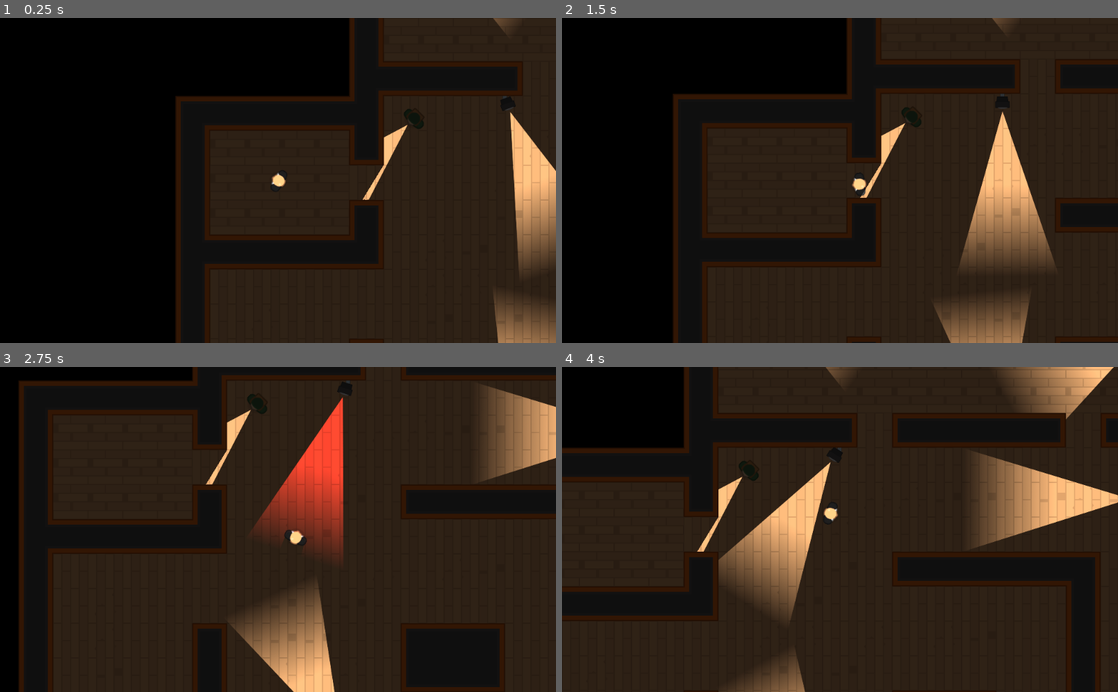
Above: before the commit, frames 1-4 (two rows, left to right).
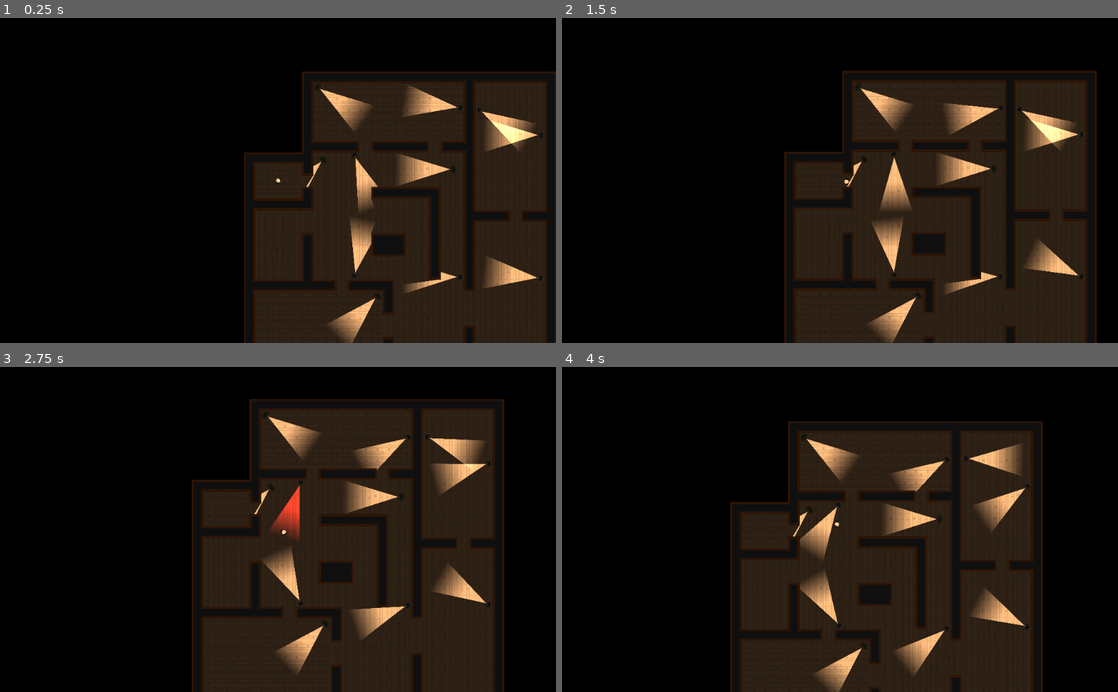
Above: after the commit, the same moments.

Repository: oboshape-godot/4-Heist-Meisters-3.2
Game: Godot game, scene res://Scenes/Levels/Level1.tscn
Same seed, same stepped clock (60 frames per second), same inputs: the game is played once before the commit and once after it.
Inputs (mouse positions are in pixels of both pictures, inside the frame that each line leads up to):
- Up to frame 1 (0.25 s): no input
- Up to frame 2 (1.5 s): move the mouse to (962, 164) at 0.52 s; hold D (move_right) 0.53-1.28 s; move the mouse to (728, 196) at 1.27 s; hold S (move_down) from 1.28 s (still down)
- Up to frame 3 (2.75 s): move the mouse to (333, 458) at 2.02 s; release S (move_down) at 2.03 s; hold D (move_right) from 2.03 s (still down)
- Up to frame 4 (4 s): move the mouse to (812, 594) at 2.77 s; release D (move_right) at 2.78 s; hold W (move_up) 2.78-3.53 s; move the mouse to (1006, 578) at 3.52 s; hold A (move_left) from 3.53 s (still down)

The runs differ from the first frame. In frame 1, 28% of the frame differs, in the area x 31-100%, y 0-100%; in frame 2, 38%; in frame 3, 59%, in the area x 3-100%, y 0-100%; in frame 4, 59%.
Error in both runs: Invalid get index '0' (on base: 'PoolVector2Array'). (res://Scenes/Characters/NPCs/Guard.gd:23)

Commit message:
Get_Simple_path corner collision workaround

Diff:
--- a/Scenes/Levels/Level1.tscn
+++ b/Scenes/Levels/Level1.tscn
@@ -56,6 +56,9 @@
 [node name="Destination15" type="Position2D" parent="Navigation2D/Destinations" index="14"]
 position = Vector2( 1610.7, 1069.25 )
 
+[node name="Camera2D" parent="Player" index="4"]
+zoom = Vector2( 3, 3 )
+
 [node name="SecurityCamera" parent="Cameras" index="0" instance=ExtResource( 2 )]
 position = Vector2( 609.355, 697.631 )
 rotation = -1.5708
--- a/Tiles/Tileset.tres
+++ b/Tiles/Tileset.tres
@@ -293,29 +293,29 @@
 [sub_resource type="ConvexPolygonShape2D" id=97]
 points = PoolVector2Array( 0, 0, 64, 0, 64, 64, 0, 64 )
 
-[sub_resource type="NavigationPolygon" id=104]
-vertices = PoolVector2Array( 0, 0, 64, 0, 64, 64, 0, 64 )
-polygons = [ PoolIntArray( 0, 1, 2, 3 ) ]
+[sub_resource type="NavigationPolygon" id=98]
+vertices = PoolVector2Array( 64, 24, 64, 40, 40, 40, 40, 64, 24, 64, 24, 40, 0, 40, 0, 24, 24, 24, 24, 0, 40, 0, 40, 24 )
+polygons = [ PoolIntArray( 0, 1, 2, 3, 4, 5, 6, 7, 8, 9, 10, 11 ) ]
 
 [sub_resource type="NavigationPolygon" id=99]
-vertices = PoolVector2Array( 0, 0, 64, 0, 64, 64, 0, 64 )
-polygons = [ PoolIntArray( 0, 1, 2, 3 ) ]
+vertices = PoolVector2Array( 40, 0, 24, 0, 24, 24, 0, 24, 0, 40, 24, 40, 24, 64, 40, 64, 40, 40, 64, 40, 64, 24, 40, 24 )
+polygons = [ PoolIntArray( 0, 1, 2, 3, 4, 5, 6, 7, 8, 9, 10, 11 ) ]
 
 [sub_resource type="NavigationPolygon" id=100]
-vertices = PoolVector2Array( 0, 0, 64, 0, 64, 64, 0, 64 )
-polygons = [ PoolIntArray( 0, 1, 2, 3 ) ]
+vertices = PoolVector2Array( 40, 0, 40, 24, 64, 24, 64, 40, 40, 40, 40, 64, 24, 64, 24, 40, 0, 40, 0, 24, 24, 24, 24, 0 )
+polygons = [ PoolIntArray( 0, 1, 2, 3, 4, 5, 6, 7, 8, 9, 10, 11 ) ]
 
 [sub_resource type="NavigationPolygon" id=101]
-vertices = PoolVector2Array( 0, 0, 64, 0, 64, 64, 0, 64 )
-polygons = [ PoolIntArray( 0, 1, 2, 3 ) ]
+vertices = PoolVector2Array( 40, 0, 40, 24, 64, 24, 64, 40, 40, 40, 40, 64, 24, 64, 24, 40, 0, 40, 0, 24, 24, 24, 24, 0 )
+polygons = [ PoolIntArray( 0, 1, 2, 3, 4, 5, 6, 7, 8, 9, 10, 11 ) ]
 
 [sub_resource type="NavigationPolygon" id=102]
-vertices = PoolVector2Array( 0, 0, 64, 0, 64, 64, 0, 64 )
-polygons = [ PoolIntArray( 0, 1, 2, 3 ) ]
+vertices = PoolVector2Array( 40, 64, 24, 64, 24, 40, 0, 40, 0, 24, 24, 24, 24, 0, 40, 0, 40, 24, 64, 24, 64, 40, 40, 40 )
+polygons = [ PoolIntArray( 0, 1, 2, 3, 4, 5, 6, 7, 8, 9, 10, 11 ) ]
 
 [sub_resource type="NavigationPolygon" id=103]
-vertices = PoolVector2Array( 0, 0, 64, 0, 64, 64, 0, 64 )
-polygons = [ PoolIntArray( 0, 1, 2, 3 ) ]
+vertices = PoolVector2Array( 40, 0, 24, 0, 24, 24, 0, 24, 0, 40, 24, 40, 24, 64, 40, 64, 40, 40, 64, 40, 64, 24, 40, 24 )
+polygons = [ PoolIntArray( 0, 1, 2, 3, 4, 5, 6, 7, 8, 9, 10, 11 ) ]
 
 [resource]
 1/name = "Walls"
@@ -654,7 +654,7 @@
 2/autotile/tile_size = Vector2( 64, 64 )
 2/autotile/spacing = 0
 2/autotile/occluder_map = [  ]
-2/autotile/navpoly_map = [ Vector2( 0, 0 ), SubResource( 104 ), Vector2( 2, 0 ), SubResource( 99 ), Vector2( 4, 0 ), SubResource( 100 ) ]
+2/autotile/navpoly_map = [ Vector2( 0, 0 ), SubResource( 98 ), Vector2( 2, 0 ), SubResource( 99 ), Vector2( 4, 0 ), SubResource( 100 ) ]
 2/autotile/priority_map = [ Vector3( 0, 0, 2 ) ]
 2/autotile/z_index_map = [  ]
 2/occluder_offset = Vector2( 0, 0 )
